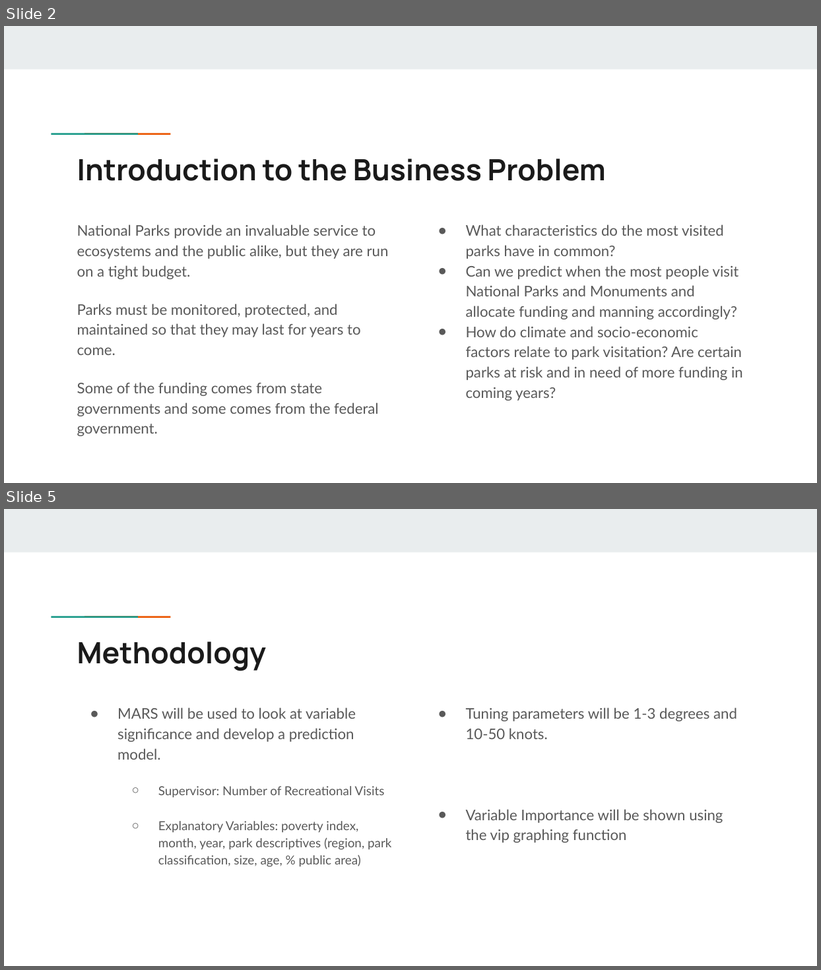
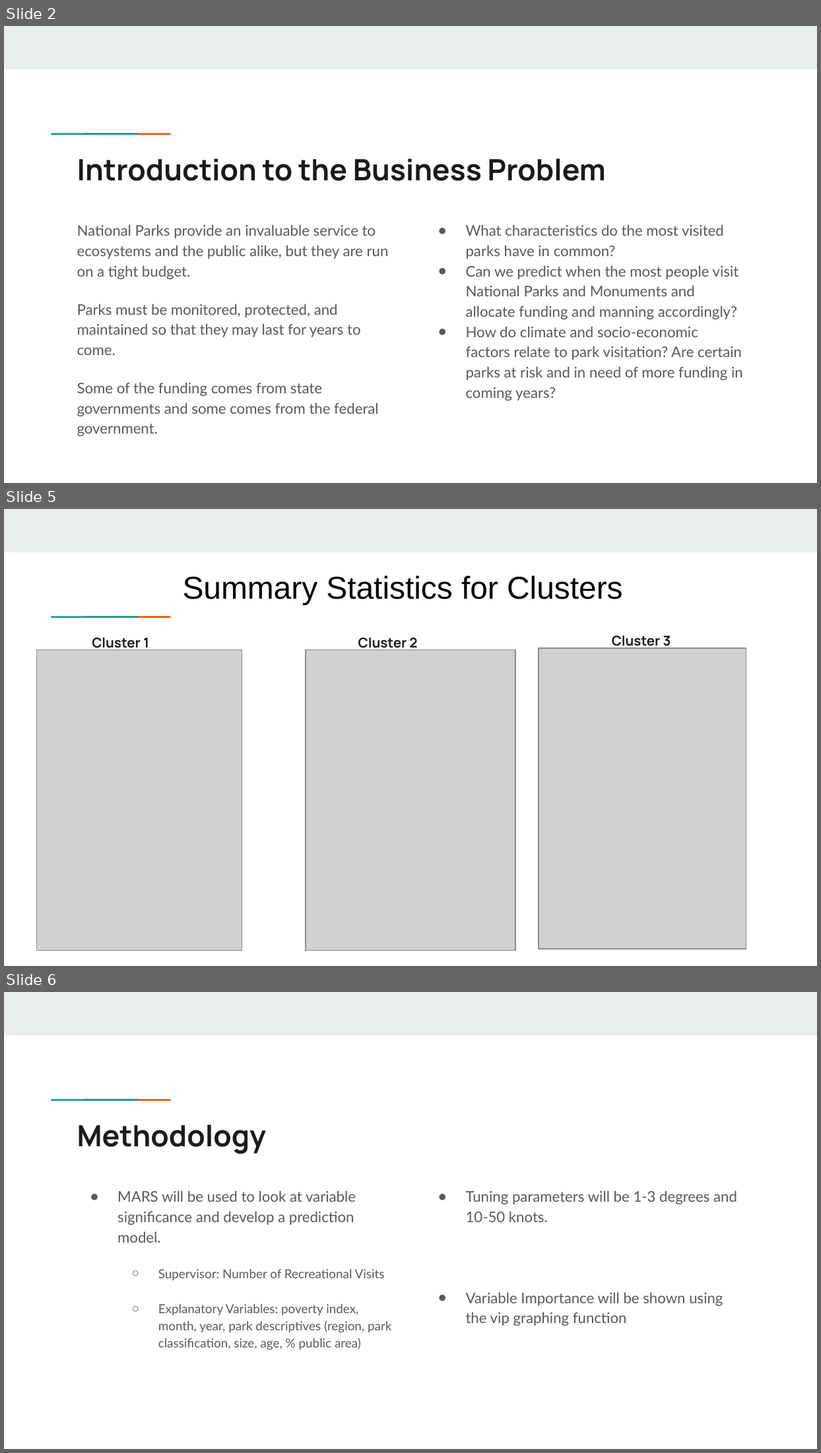
Before and after one commit to JViehman/NationalParks, a slide deck: Presentations/Presentation03.pptx. Shown one above the other, each under a label of ours: slides 2 and 5 before the commit, slides 2, 5 and 6 after it; the slides between them are not shown. The pictures are 821x970 and 821x1453 pixels, drawn with LibreOffice and Linux fonts; fonts in the diff are those of the drawing; grey boxes stand for pictures. Boxes give left, top, right and bottom in pixels: in the first picture for what was removed or moved away, otherwise in the second. Text is boxed around its words. In the diff, an @@ line names an element or a change of style, - is before the commit and + after.

Commit message:
Added Clustering

```diff
--- a/Presentations/Presentation03.pptx
+++ b/Presentations/Presentation03.pptx
@@ slide 5 added at [4,509,817,966], background #FFFFFF; not listed: 3 template elements that a slide beside it also shows @@
@@ text added at [183,576,622,605], 28 pt, text #000000 @@
+Summary Statistics for Clusters
@@ title added at [92,638,149,652], 12 pt, text #1A1A1A, bold @@
+Cluster 1
@@ text added at [358,638,417,652], 12 pt, text #1A1A1A, bold @@
+Cluster 2
@@ text added at [612,636,671,650], 12 pt, text #1A1A1A, bold @@
+Cluster 3
@@ picture added at [36,650,242,951] @@
@@ picture added at [306,650,516,951] @@
@@ picture added at [539,648,746,949] @@
@@ what was slide 5 is now slide 6 @@
```
Also in this commit, not shown: 2 slides changed, 3 other files.
